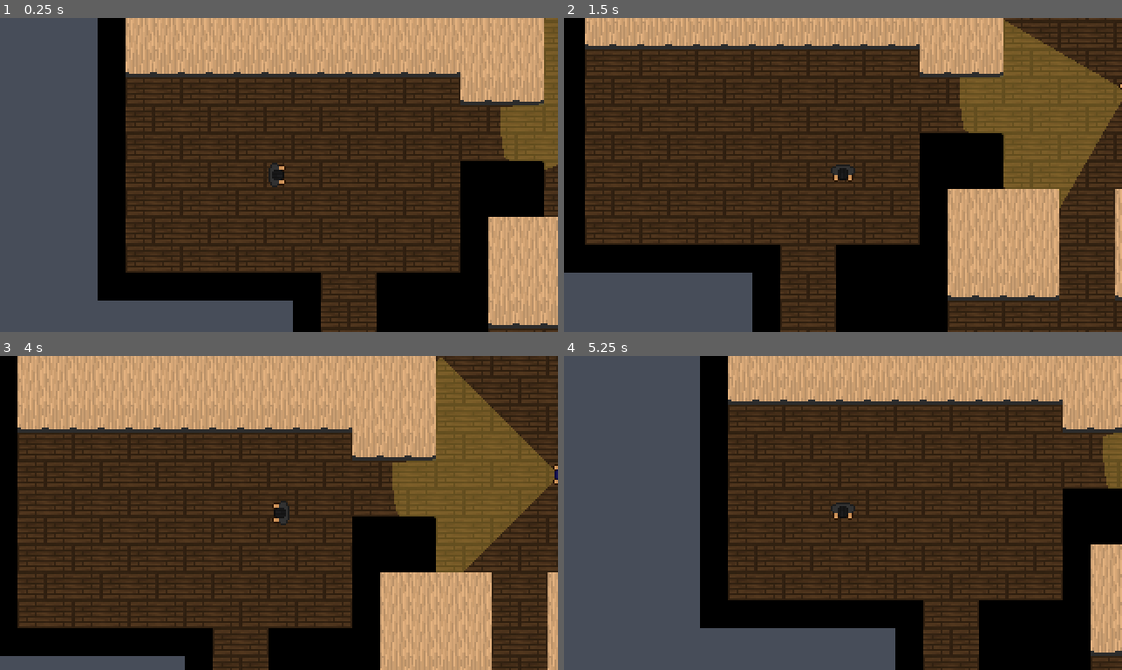
Above: before the commit, frames 1-4 (two rows, left to right).
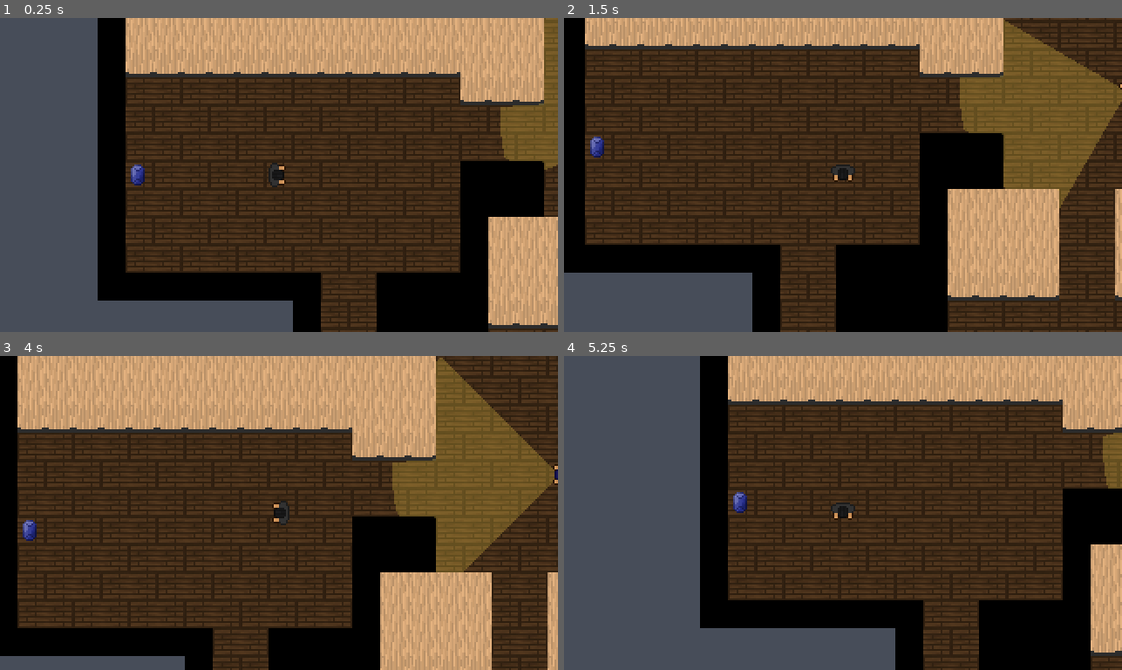
Above: after the commit, the same moments.

Repository: Louiwoah/Stealth_Game
Game: Godot game, scene res://scenes/basic_scene.tscn
Two runs of this game, one before a commit and one after it. Both use one fixed random seed, a clock stepped at 60 frames per second and the inputs below.
Inputs:
- Up to frame 1 (0.25 s): no input
- Up to frame 2 (1.5 s): hold D (move_right) 0.53-1.28 s; hold S (move_down) from 1.28 s (still down)
- Up to frame 3 (4 s): release S (move_down) at 2.03 s; hold D (move_right) 2.03-2.78 s; hold W (move_up) 2.78-3.53 s; hold A (move_left) from 3.53 s (still down)
- Up to frame 4 (5.25 s): release A (move_left) at 5.03 s; hold S (move_down) from 5.03 s (still down)

The runs differ from the first frame. In frame 1, 0.1% of the frame differs, in the area x 23-26%, y 46-54%; in frame 2, 0.1%; in frame 3, 0.1%; in frame 4, 0.1%.

Commit message:
Added collectable gems

Diff:
--- a/project.godot
+++ b/project.godot
@@ -23,6 +23,10 @@
 window/size/window_height_override=720
 window/stretch/mode="viewport"
 window/stretch/scale_mode="integer"
+
+[global_group]
+
+player=""
 
 [input]
 
--- a/scenes/basic_scene.tscn
+++ b/scenes/basic_scene.tscn
@@ -1,9 +1,11 @@
 [gd_scene format=4 uid="uid://c3gooay32wyoq"]
 
+[ext_resource type="Script" uid="uid://tyc7crcpw0fj" path="res://scripts/basic_scene.gd" id="1_1p4bi"]
 [ext_resource type="Texture2D" uid="uid://kwfljfedgwq5" path="res://assets/stealth-tiles.png" id="1_eeskx"]
 [ext_resource type="PackedScene" uid="uid://d2tchncdyuqc4" path="res://scenes/player.tscn" id="2_86od8"]
 [ext_resource type="Script" uid="uid://c12w1gki8chnc" path="res://scripts/level_map.gd" id="2_qgwn0"]
 [ext_resource type="PackedScene" uid="uid://cy6fc742pktax" path="res://scenes/guard.tscn" id="3_cbqwp"]
+[ext_resource type="PackedScene" uid="uid://dlr6fsamf6ue7" path="res://scenes/gem.tscn" id="6_8dmqv"]
 
 [sub_resource type="TileSetAtlasSource" id="TileSetAtlasSource_86od8"]
 texture = ExtResource("1_eeskx")
@@ -28,13 +30,14 @@
 sources/0 = SubResource("TileSetAtlasSource_86od8")
 
 [node name="Map" type="Node2D" unique_id=1115554822]
+script = ExtResource("1_1p4bi")
 
 [node name="LevelMap" type="TileMapLayer" parent="." unique_id=717661290]
 tile_map_data = PackedByteArray("AAAEAAAAAAACAAAAAAAFAAAAAAACAAAAAAACAAAAAAACAAAAAAADAAAAAAACAAAAAAABAAAAAAABAAEAAAABAA …(7248 unchanged characters)…
 tile_set = SubResource("TileSet_cbqwp")
 script = ExtResource("2_qgwn0")
 
-[node name="Player" parent="." unique_id=1425113821 instance=ExtResource("2_86od8")]
+[node name="Player" parent="." unique_id=1425113821 groups=["player"] instance=ExtResource("2_86od8")]
 position = Vector2(120, 104)
 
 [node name="guard" parent="." unique_id=331906616 node_paths=PackedStringArray("player", "level") instance=ExtResource("3_cbqwp")]
@@ -42,3 +45,14 @@
 rotation = 3.1415927
 player = NodePath("../Player")
 level = NodePath("../LevelMap")
+
+[node name="gem" parent="." unique_id=755342758 instance=ExtResource("6_8dmqv")]
+position = Vector2(392, 280)
+
+[node name="gem2" parent="." unique_id=624234209 instance=ExtResource("6_8dmqv")]
+position = Vector2(426, 24)
+gem_frame = 5
+
+[node name="gem3" parent="." unique_id=383959764 instance=ExtResource("6_8dmqv")]
+position = Vector2(39, 104)
+gem_frame = 24
--- /dev/null
+++ b/scenes/gem.tscn
@@ -0,0 +1,19 @@
+[gd_scene format=3 uid="uid://dlr6fsamf6ue7"]
+
+[ext_resource type="Script" uid="uid://b7mplc28r4sji" path="res://scripts/gem.gd" id="1_mpwtx"]
+[ext_resource type="Texture2D" uid="uid://kwfljfedgwq5" path="res://assets/stealth-tiles.png" id="2_bhq7q"]
+
+[sub_resource type="CircleShape2D" id="CircleShape2D_4iv5q"]
+radius = 6.0
+
+[node name="gem" type="Area2D" unique_id=755342758]
+script = ExtResource("1_mpwtx")
+
+[node name="CollisionShape2D" type="CollisionShape2D" parent="." unique_id=245111009]
+shape = SubResource("CircleShape2D_4iv5q")
+
+[node name="Sprite2D" type="Sprite2D" parent="." unique_id=1742464013]
+texture = ExtResource("2_bhq7q")
+hframes = 20
+vframes = 2
+frame = 4
--- /dev/null
+++ b/scripts/basic_scene.gd
@@ -0,0 +1,17 @@
+extends Node2D
+
+var gems_total := 0
+var gems_collected := 0
+
+func _ready() -> void:
+
+	for gem in get_tree().get_nodes_in_group("gems"):
+		gems_total += 1
+		gem.collected.connect(_on_gem_collected)
+	print("Gems in level: ", gems_total)
+
+func _on_gem_collected() -> void:
+	gems_collected += 1
+	print("Gems: ", gems_collected, " / ", gems_total)
+	if gems_collected == gems_total:
+		print("All gems collected, return to start")
--- /dev/null
+++ b/scripts/gem.gd
@@ -0,0 +1,15 @@
+extends Area2D
+
+signal collected
+
+@export var gem_frame: int = 4 #4 = red, 5 = green, 24 = blue
+
+func _ready() -> void:
+	add_to_group("gems")
+	$Sprite2D.frame = gem_frame
+	body_entered.connect(_on_body_entered)
+
+func _on_body_entered(body: Node2D) -> void:
+	if body.is_in_group("player"):
+		collected.emit()
+		queue_free()
Not shown, added: scripts/basic_scene.gd.uid
Not shown, added: scripts/gem.gd.uid
